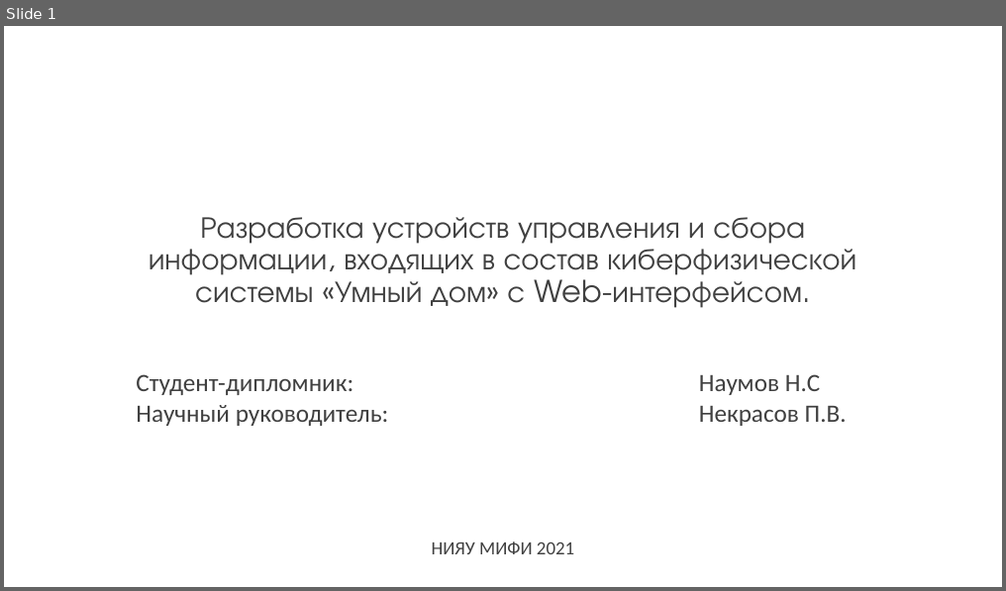
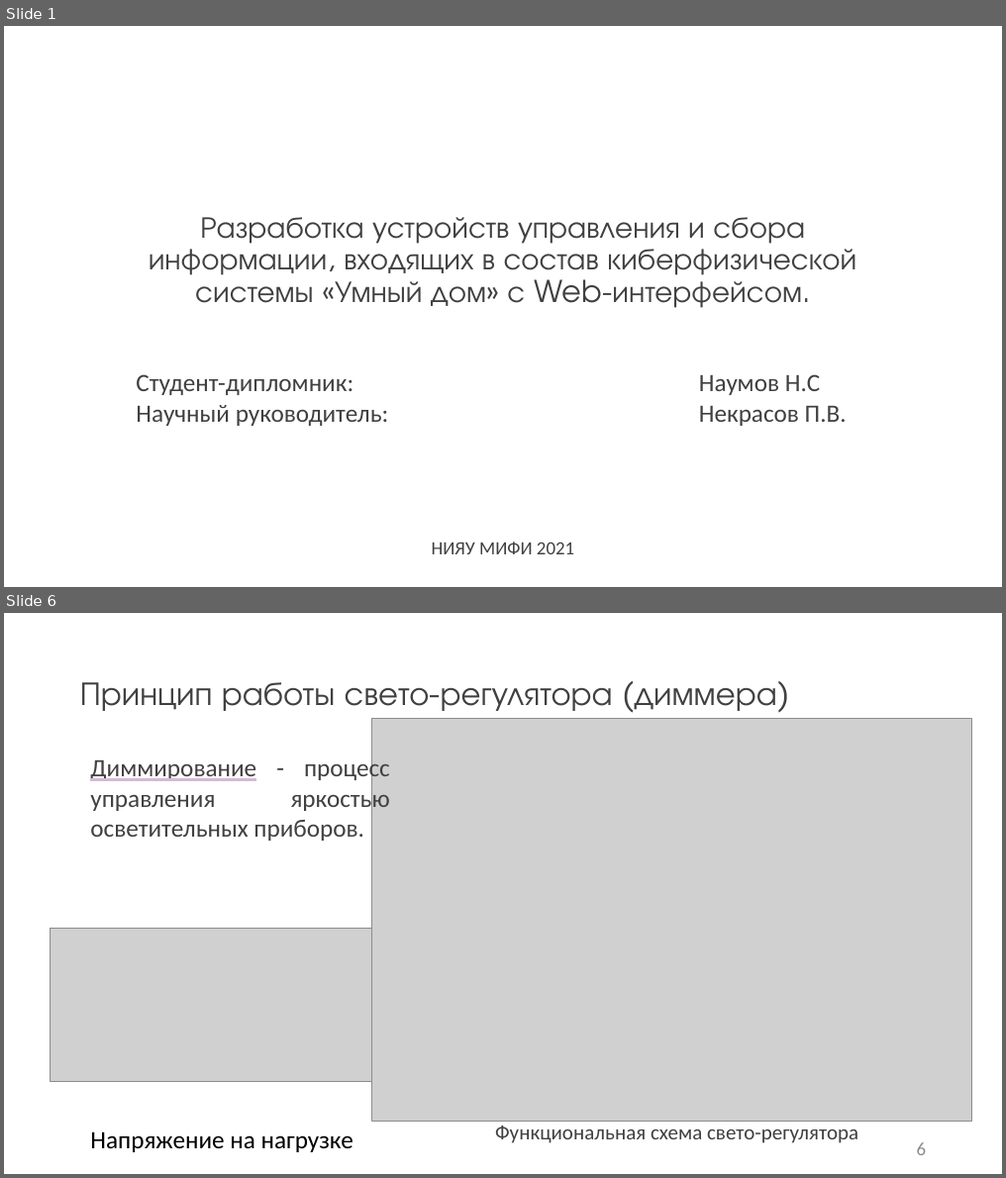
Before and after one commit to kaf3/dimmer, a slide deck: Презентация1.pptx. Shown one above the other, each under a label of ours: slide 1 before the commit, slides 1 and 6 after it; the slides between them are not shown. The pictures are 1006x591 and 1006x1178 pixels, drawn with LibreOffice and Linux fonts; fonts in the diff are those of the drawing; grey boxes stand for pictures. Boxes give left, top, right and bottom in pixels: in the first picture for what was removed or moved away, otherwise in the second. Text is boxed around its words. In the diff, an @@ line names an element or a change of style, - is before the commit and + after.

```diff
--- a/Презентация1.pptx
+++ b/Презентация1.pptx
@@ slide 6 added at (x1=4, y1=613, x2=1002, y2=1174), background #FFFFFF @@
@@ title added at (x1=80, y1=682, x2=776, y2=711), 32 pt, text #404040 @@
+Принцип работы свето-регулятора (диммера)
@@ picture added at (x1=371, y1=719, x2=972, y2=1121) @@
@@ text added at (x1=90, y1=757, x2=390, y2=841), 24 pt, text #404040 @@
+Диммирование - процесс управления яркостью осветительных приборов.
@@ picture added at (x1=51, y1=928, x2=371, y2=1081) @@
@@ text added at (x1=90, y1=1132, x2=353, y2=1153), 24 pt, text #000000 @@
+Напряжение на нагрузке
@@ text added at (x1=495, y1=1126, x2=858, y2=1144), 20 pt, text #404040 @@
+Функциональная схема свето-регулятора
@@ page number added at (x1=917, y1=1143, x2=927, y2=1156), 18 pt, text #8C8C8C @@
+6
```
Also in this commit, not shown: 8 slides changed, 2 other slides added, 4 slides removed, 15 other files.
